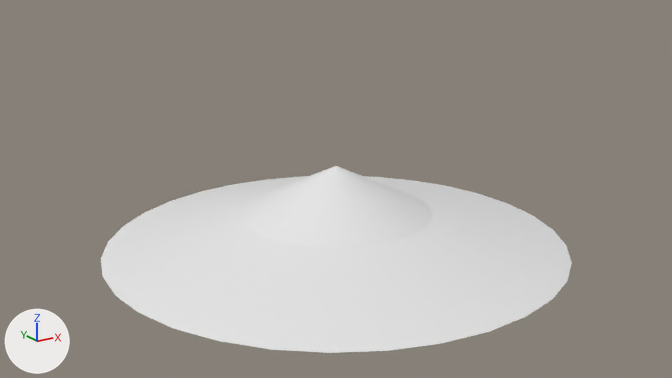
Before and after pictures for a commit that changed the Blender file proyecto.blend.
One viewpoint serves both versions: the file's camera 'Camera'. Arrows for +X, +Y and +Z are at lower left; the lights stay in place.

Objects in the first picture: 'main_OVNI_body', 'upper_OVNI_body'.
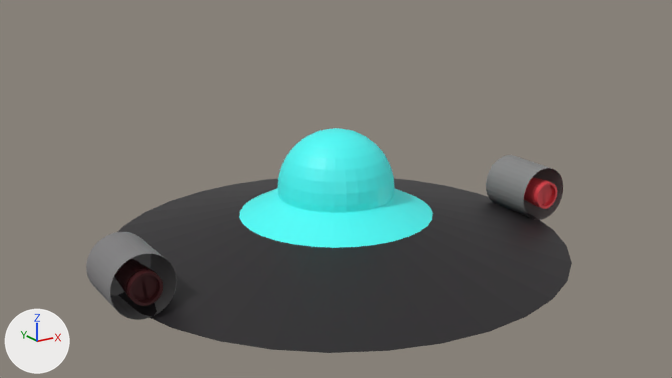
The change, as a diff of the scene's bpy script:
```diff
--- a/proyecto.blend.py
+++ b/proyecto.blend.py
@@ mat_material_008 @@
+mat_material_008 = principled_material('Material.008')
+mat_material_008.base_color = (0.0152, 0.013, 0.0152)  # black #211e21
@@ mat_material_006 @@
+mat_material_006 = principled_material('Material.006')
+mat_material_006.base_color = (0.8, 0.057, 0.073)  # red #e7444c
@@ mat_material_004 @@
+mat_material_004 = principled_material('Material.004')
+mat_material_004.base_color = (0.24, 0.24, 0.24)  # grey #868686
@@ mat_material_007 @@
+mat_material_007 = principled_material('Material.007')
+mat_material_007.base_color = (0.0529, 0.00518, 0.007)  # dark red #411014
@@ mat_material_005 @@
+mat_material_005 = principled_material('Material.005')
+mat_material_005.base_color = (0.216, 0.212, 0.216)  # grey #807f80
@@ mat_material_009 @@
+mat_material_009 = principled_material('Material.009')
+mat_material_009.base_color = (0.0699, 1.0, 0.971)  # cyan #4bfffc
@@ me_cone_044 @@
 me_cone_044.from_pydata(...)  # 33 vertices, 33 faces; spans x -8.0..8.0, y -8.0..8.0, z -1.0..1.0
+me_cone_044.materials.append(mat_material_008)  # black #211e21
@@ me_cylinder_047 @@
+me_cylinder_047.from_pydata(...)  # 192 vertices, 98 faces; spans x -0.5..0.5, y -0.5..0.5, z -0.1..2.15
+me_cylinder_047.materials.append(mat_material_006)  # red #e7444c
@@ me_cylinder_046 @@
+me_cylinder_046.from_pydata(...)  # 128 vertices, 66 faces; spans x -1.0..1.0, y -1.0..1.0, z -2.02..0.05
+me_cylinder_046.materials.append(mat_material_004)  # grey #868686
@@ me_cylinder_044 @@
+me_cylinder_044.from_pydata(...)  # 192 vertices, 98 faces; spans x -0.5..0.5, y -0.5..0.5, z -0.1..2.15
+me_cylinder_044.materials.append(mat_material_007)  # dark red #411014
@@ me_cylinder_043 @@
+me_cylinder_043.from_pydata(...)  # 128 vertices, 66 faces; spans x -1.0..1.0, y -1.0..1.0, z -2.02..0.05
+me_cylinder_043.materials.append(mat_material_005)  # grey #807f80
@@ me_sphere_014 @@
+me_sphere_014.from_pydata(...)  # a UV sphere (32 segments, 16 rings, poles along z) spanning x -2.0..2.0, y -2.0..2.0, z -2.0..2.0; a 32-sided cone pointing to +z spanning x -4.0..4.0, y -4.0..4.0, z -1.24..0.76
+me_sphere_014.materials.append(mat_material_009)  # cyan #4bfffc
@@ ob_upper_ovni_body @@
-ob_upper_ovni_body = bpy.data.objects.new('upper_OVNI_body', me_cone_045)
-ob_upper_ovni_body.location = (0.0, 0.0, 0.83)
@@ ob_output_reactor2 @@
+ob_output_reactor2 = bpy.data.objects.new('output_reactor2', me_cylinder_047)
+ob_output_reactor2.location = (7.8, -2.16, 0.0)
+ob_output_reactor2.rotation_euler = (-1.571, 0.0, 0.0)  # degrees (-90, 0, 0)
+_m = ob_output_reactor2.modifiers.new('Solidify', 'SOLIDIFY')
+_m.thickness = 0.09
@@ ob_motor_tape2 @@
+ob_motor_tape2 = bpy.data.objects.new('motor_tape2', me_cylinder_046)
+ob_motor_tape2.location = (7.8, -0.05, 0.0)
+ob_motor_tape2.rotation_euler = (-1.571, 0.0, 0.0)  # degrees (-90, 0, 0)
@@ ob_output_reactor @@
+ob_output_reactor = bpy.data.objects.new('output_reactor', me_cylinder_044)
+ob_output_reactor.location = (-7.8, -2.16, 0.0)
+ob_output_reactor.rotation_euler = (-1.571, 0.0, 0.0)  # degrees (-90, 0, 0)
+_m = ob_output_reactor.modifiers.new('Solidify', 'SOLIDIFY')
+_m.thickness = 0.09
@@ ob_motor_tape @@
+ob_motor_tape = bpy.data.objects.new('motor_tape', me_cylinder_043)
+ob_motor_tape.location = (-7.8, -0.05, 0.0)
+ob_motor_tape.rotation_euler = (-1.571, 0.0, 0.0)  # degrees (-90, 0, 0)
@@ ob_ovni_windshield @@
+ob_ovni_windshield = bpy.data.objects.new('OVNI_windshield', me_sphere_014)
+ob_ovni_windshield.location = (0.0, 0.0, 1.08)
```

Changed parts and their boxes [x1, y1, x2, y2] in the pictures (672 x 378 px):
'main_OVNI_body', recoloured (white to black)
    both: [101, 176, 572, 353]
'OVNI_windshield', added (cyan)
    after: [239, 128, 433, 248]
'upper_OVNI_body', deleted
    before: [239, 166, 433, 248]
'motor_tape', added
    after: [86, 232, 177, 320]
'motor_tape2', added
    after: [486, 155, 563, 220]
'output_reactor', added
    after: [114, 258, 163, 306]
'output_reactor2', added (red)
    after: [524, 177, 557, 209]
